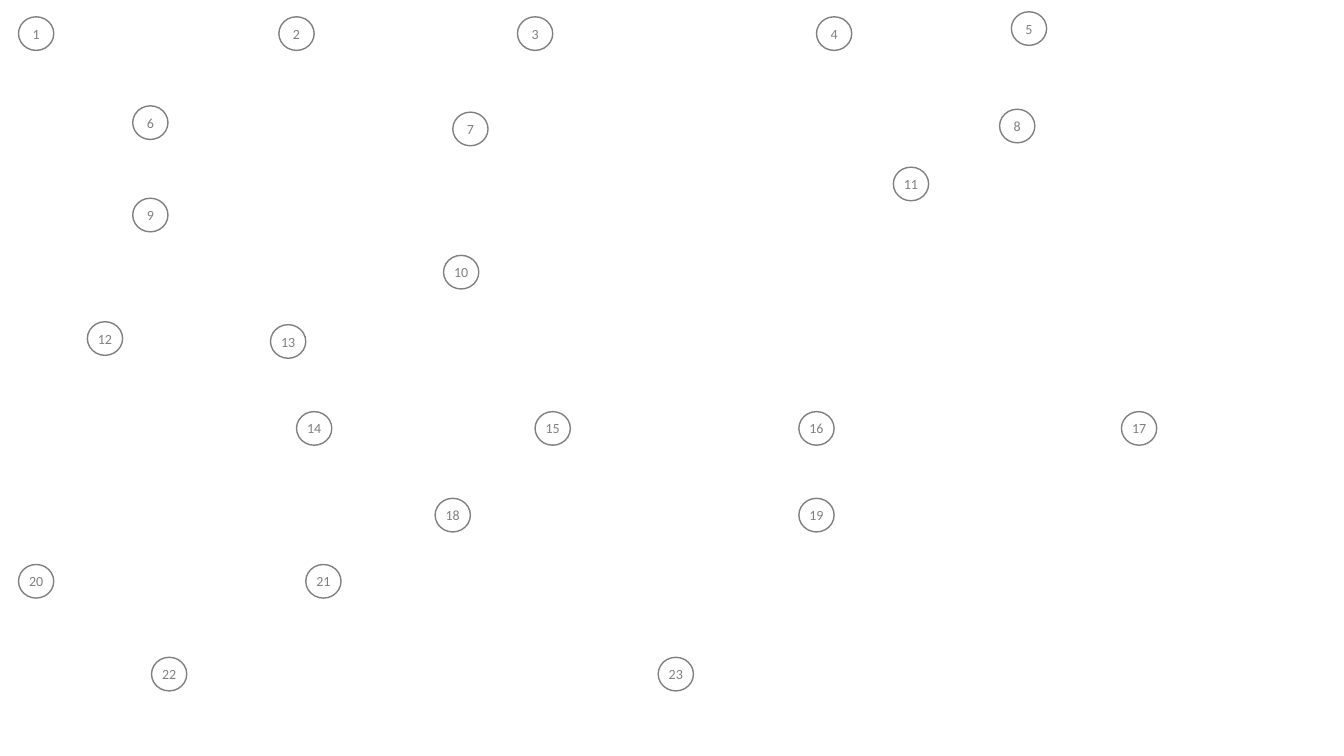
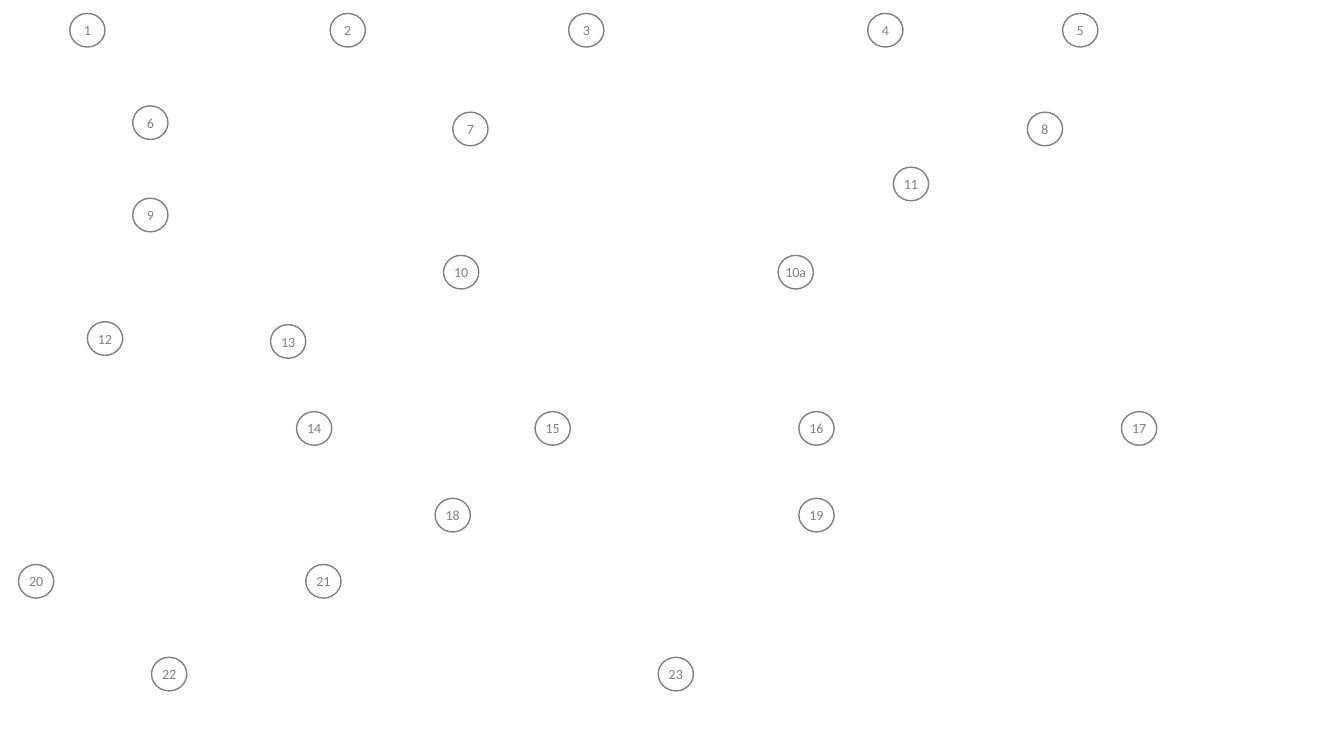
Before and after one commit to gbrault/gistfiles, a slide deck: slide 2 of knex/documenting.pptx. Drawn at 1344x756 pixels with LibreOffice and Linux fonts; fonts in the diff are those of the drawing; background and template pictures are left out. Boxes give left, top, right and bottom in pixels: in the first picture for what was removed or moved away, otherwise in the second. Text is boxed around its words. In the diff, an @@ line names an element or a change of style, - is before the commit and + after.

```diff
--- a/knex/documenting.pptx
+++ b/knex/documenting.pptx
@@ 4 ellipses moved together from (x1=18, y1=17, x2=852, y2=50) to (x1=70, y1=13, x2=903, y2=46) @@
@@ ellipse "5" moved from (x1=1011, y1=12, x2=1047, y2=45) to (x1=1063, y1=13, x2=1098, y2=46) @@
@@ ellipse "8" moved from (x1=1000, y1=109, x2=1035, y2=142) to (x1=1027, y1=112, x2=1063, y2=145) @@
@@ ellipse added at (x1=778, y1=255, x2=814, y2=288), fill #FFFFFF, outline #808080 1 pt, 10 pt, text #808080 @@
+10a
```
